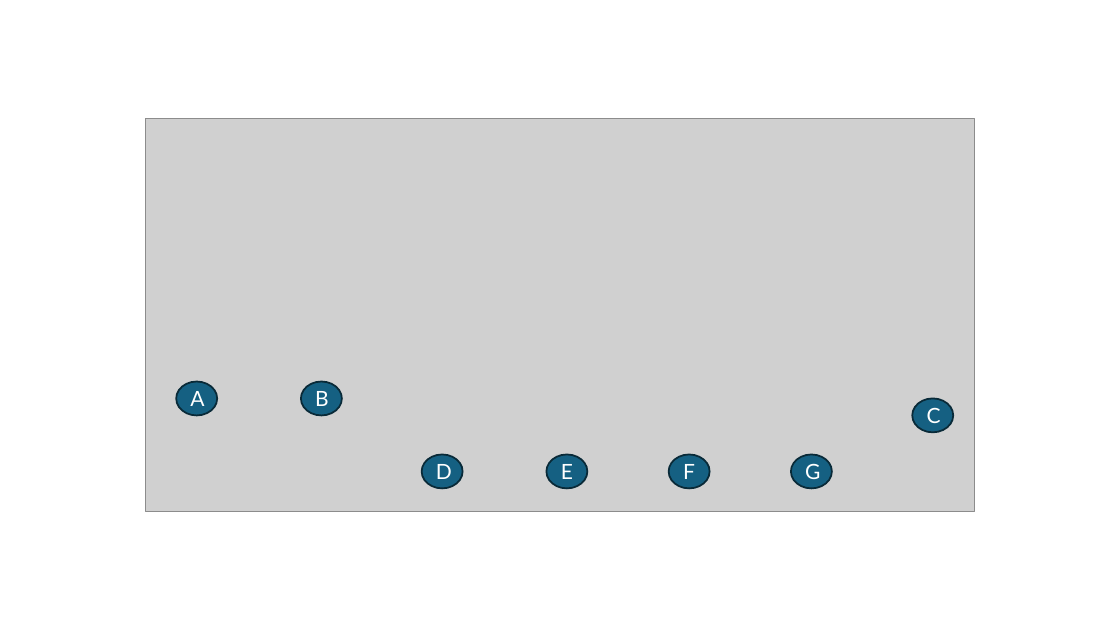
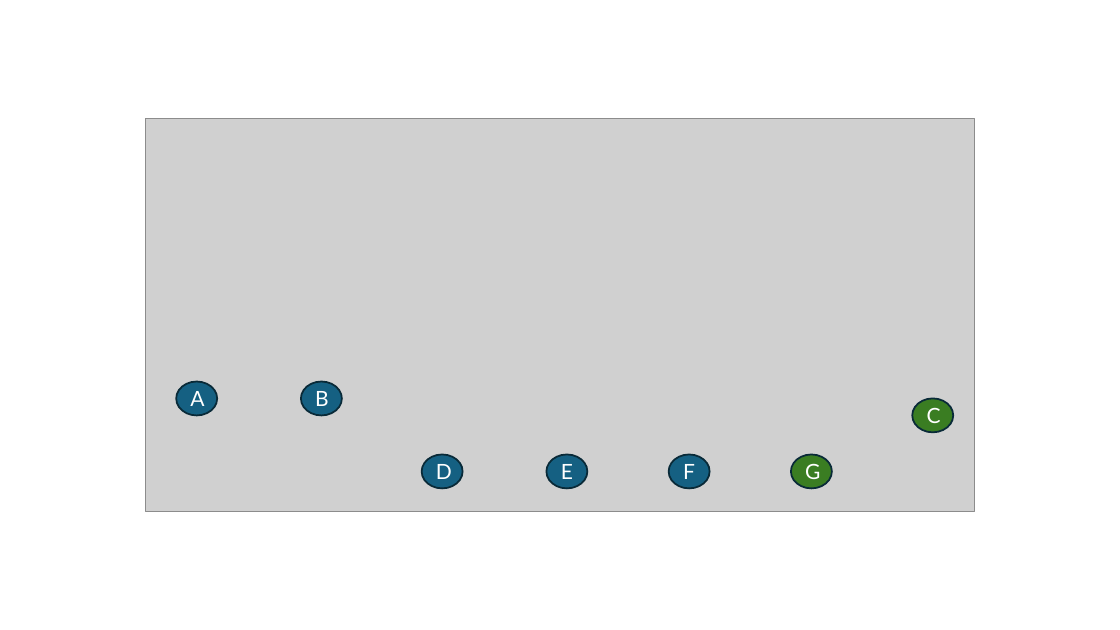
Before and after one commit to datasquad/ECLR, a slide deck: slide 2 of R_Forests/Toy diagrams.pptx. Drawn at 1120x630 pixels with LibreOffice and Linux fonts; fonts in the diff are those of the drawing; grey boxes stand for pictures. Boxes give left, top, right and bottom in pixels: in the first picture for what was removed or moved away, otherwise in the second. Text is boxed around its words. In the diff, an @@ line names an element or a change of style, - is before the commit and + after.

```diff
--- a/R_Forests/Toy diagrams.pptx
+++ b/R_Forests/Toy diagrams.pptx
@@ ellipse "C" at bbox=[912, 398, 954, 432]: fill #156082 to #3B7D23 @@
@@ ellipse "G" at bbox=[791, 455, 833, 488]: fill #156082 to #3B7D23 @@
```
Also in this commit, not shown: 1 other slide changed, 16 other files.
